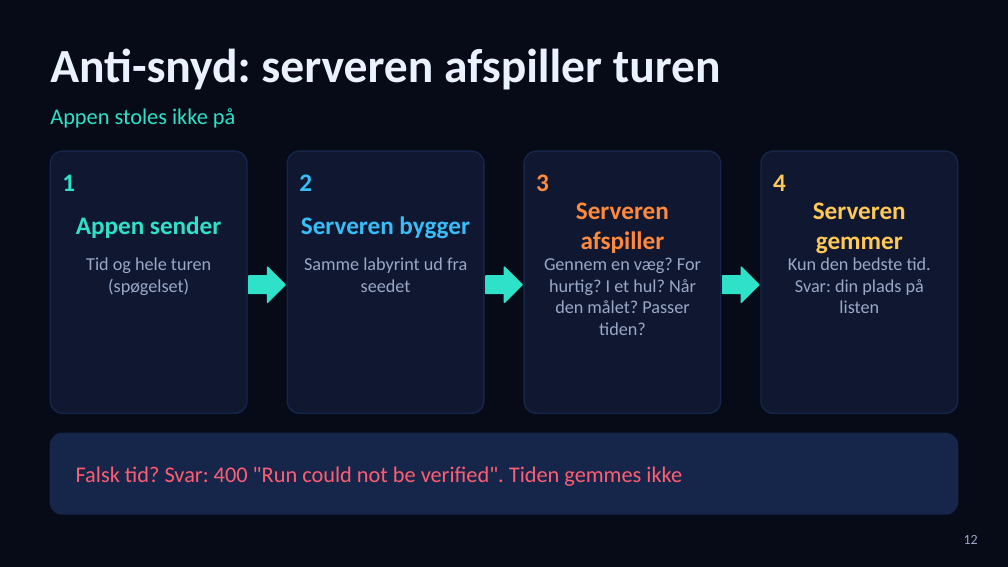
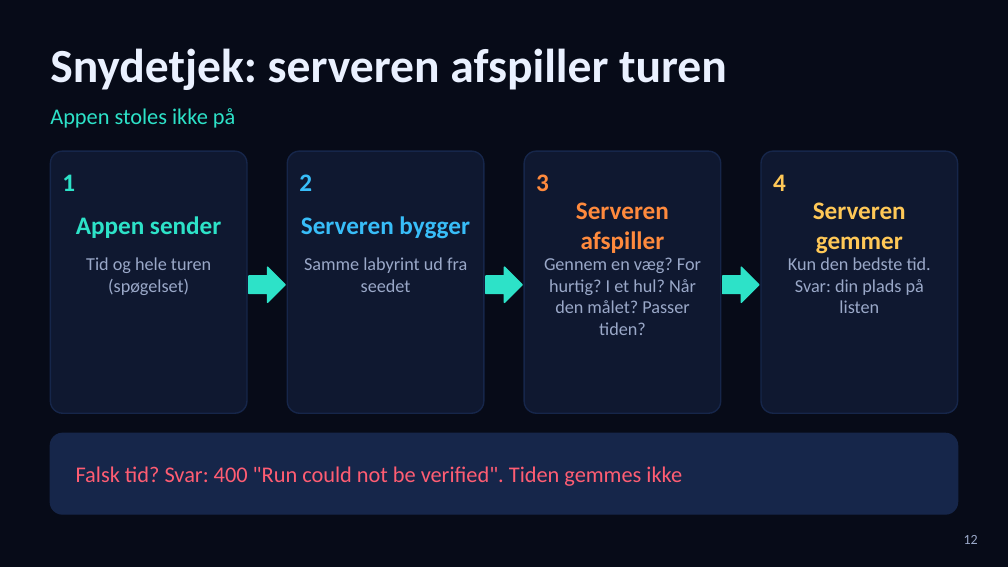
Before and after one commit to RedSkia/TiltMaze, a slide deck: slide 12 of docs/TiltMaze.pptx. Drawn at 1008x567 pixels with LibreOffice and Linux fonts; fonts in the diff are those of the drawing. Boxes give left, top, right and bottom in pixels: in the first picture for what was removed or moved away, otherwise in the second. Text is boxed around its words. In the diff, an @@ line names an element or a change of style, - is before the commit and + after.

```diff
--- a/docs/TiltMaze.pptx
+++ b/docs/TiltMaze.pptx
@@ text at box(50, 48, 727, 90): text changed @@
-Anti-snyd: serveren afspiller turen
+Snydetjek: serveren afspiller turen
```
Also in this commit, not shown: 10 other slides changed, 1 slide removed, 2 other files.
